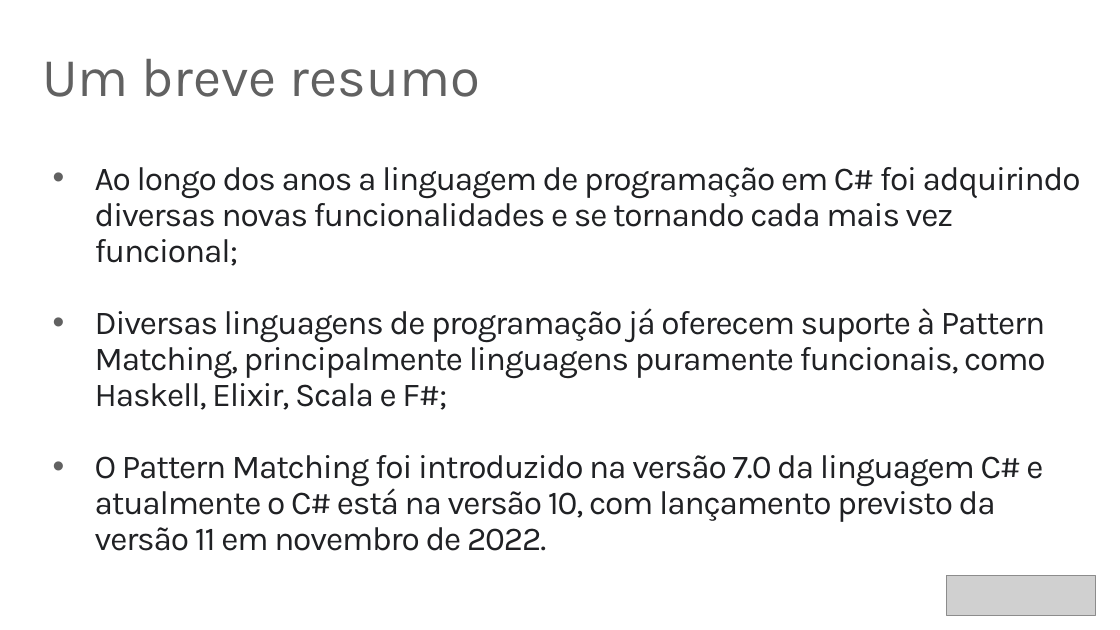
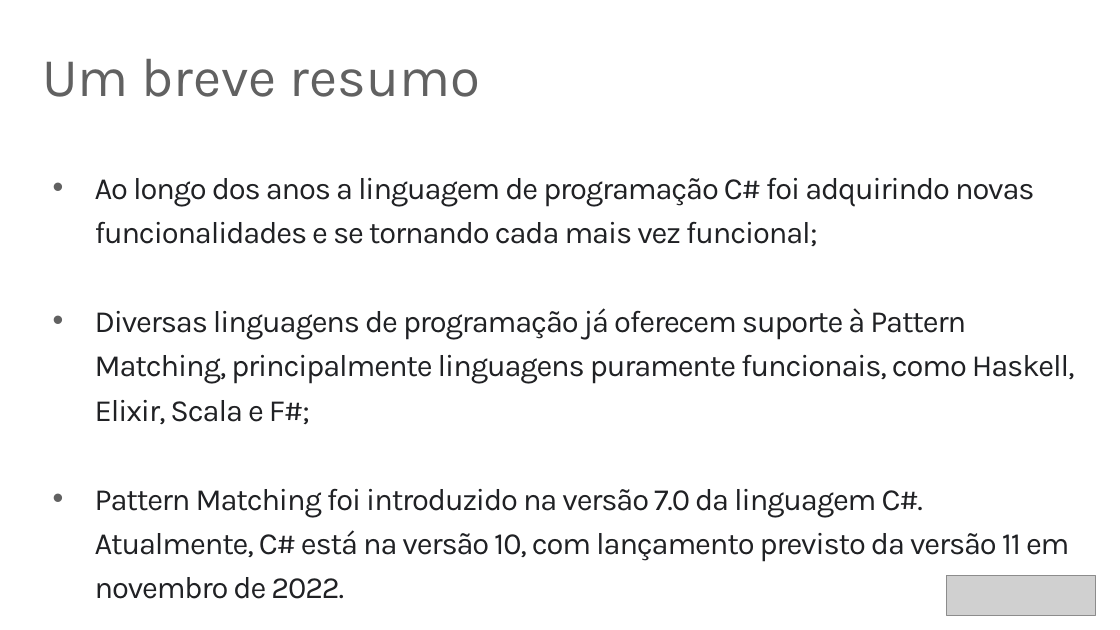
Before and after one commit to rafaelcruz-net/pattern-matching, a slide deck: slide 4 of Apresentacao_Defesa.pptx. Drawn at 1120x630 pixels with LibreOffice and Linux fonts; fonts in the diff are those of the drawing; grey boxes stand for pictures. Boxes give left, top, right and bottom in pixels: in the first picture for what was removed or moved away, otherwise in the second. Text is boxed around its words. In the diff, an @@ line names an element or a change of style, - is before the commit and + after.

```diff
--- a/Apresentacao_Defesa.pptx
+++ b/Apresentacao_Defesa.pptx
@@ text at [95,178,1034,246]: text changed; size 21.4 to 19.8 pt @@
-• Ao longo dos anos a linguagem de programação em C# foi adquirindo diversas novas funcionalidades e se tornando cada mais vez funcional;
+• Ao longo dos anos a linguagem de programação C# foi adquirindo novas funcionalidades e se tornando cada mais vez funcional;
@@ text at [95,308,1075,425]: size 21.4 to 19.8 pt in "Diversas linguagens de programação já oferecem suporte ..."; line spacing 0.9 to 1.2 @@
@@ text at [95,489,1070,562]: text changed; size 21.4 to 19.8 pt @@
-• O Pattern Matching foi introduzido na versão 7.0 da linguagem C# e atualmente o C# está na versão 10, com lançamento previsto da versão 11 em novembro de 2022.
+• Pattern Matching foi introduzido na versão 7.0 da linguagem C#. Atualmente, C# está na versão 10, com lançamento previsto da versão 11 em novembro de 2022.
```
Also in this commit, not shown: 22 other slides changed, 1 slide added, 2 other files.
